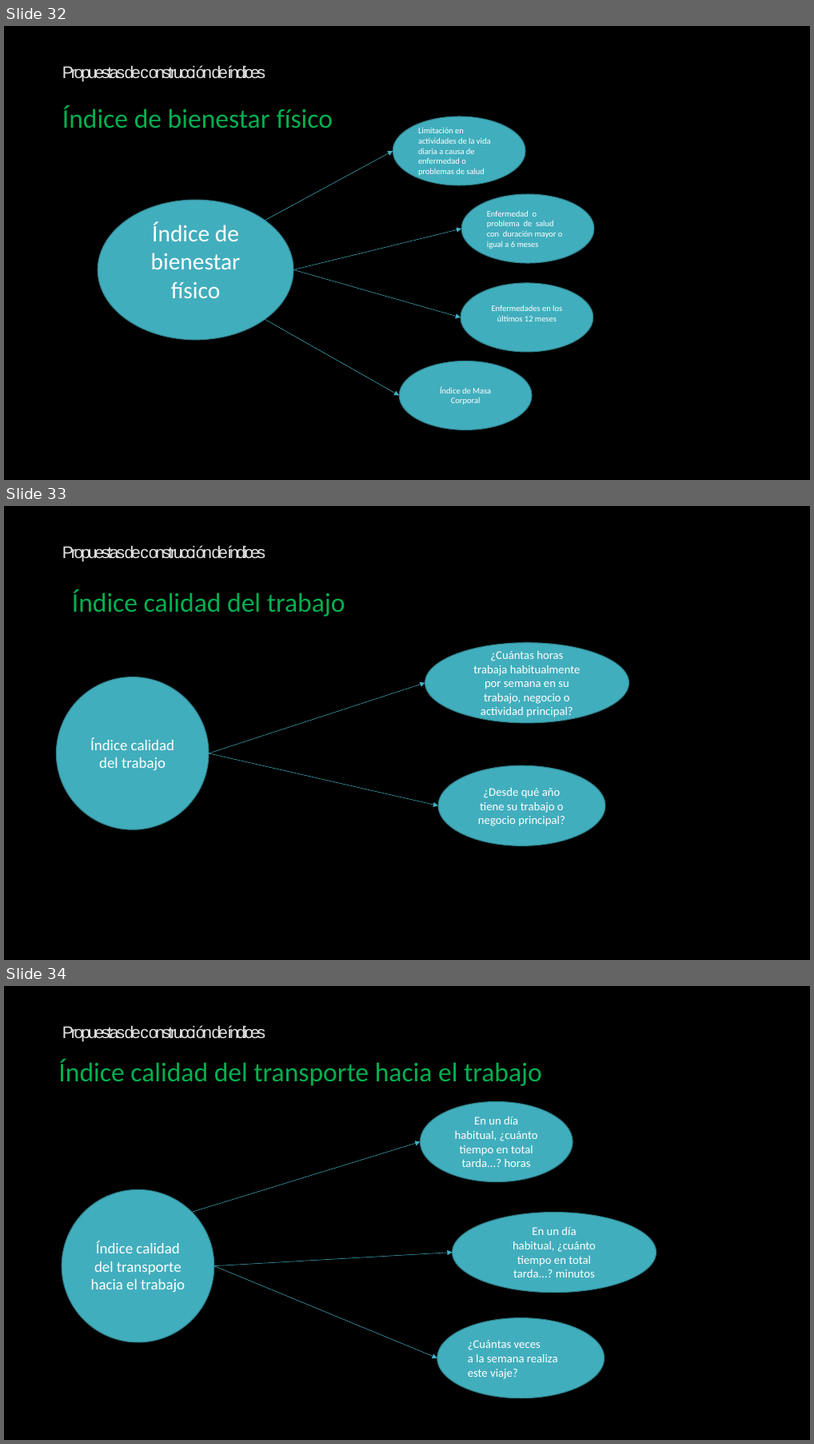
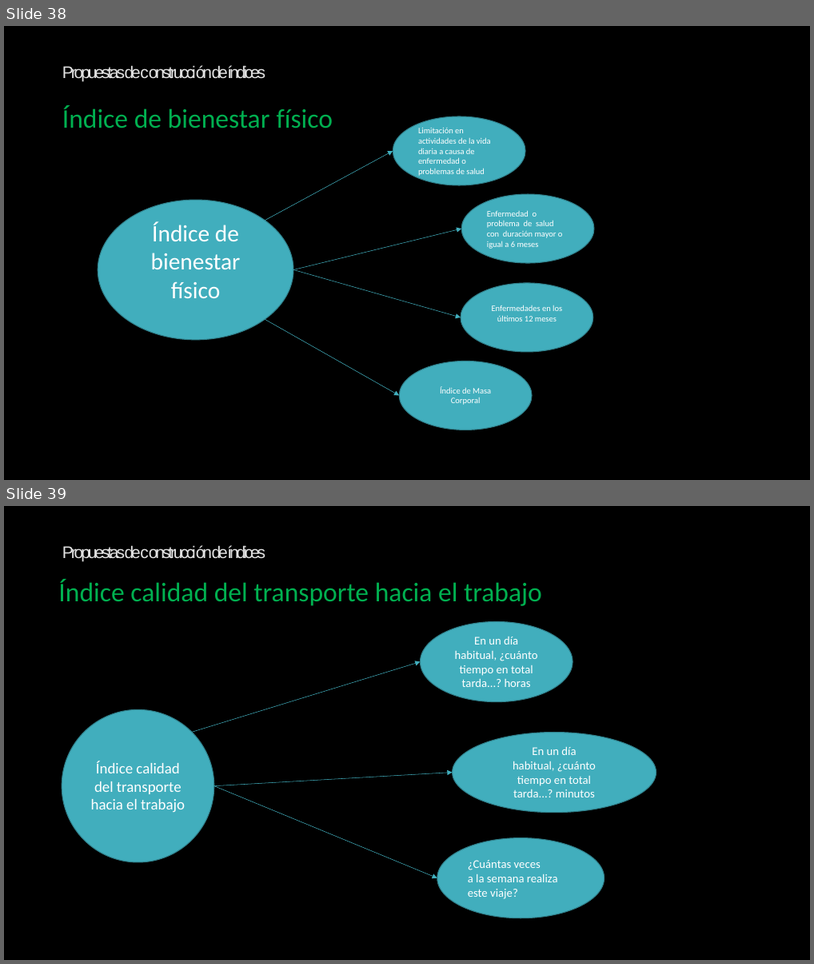
Before and after one commit to Sud-Austral/ds_indices, a slide deck: indices.pptx. Shown one above the other, each under a label of ours: slides 32, 33 and 34 before the commit, slides 38 and 39 after it. The pictures are 814x1444 and 814x964 pixels, drawn with LibreOffice and Linux fonts; fonts in the diff are those of the drawing; background and template pictures are left out. Boxes give left, top, right and bottom in pixels: in the first picture for what was removed or moved away, otherwise in the second. Text is boxed around its words. In the diff, an @@ line names an element or a change of style, - is before the commit and + after.

```diff
--- a/indices.pptx
+++ b/indices.pptx
@@ slide 33 removed at [4, 506, 810, 960], background picture (left out) @@
@@ text removed at [62, 545, 266, 562] @@
-Propuestas de construcción de índices
@@ title removed at [72, 590, 346, 616] @@
-Índice calidad del trabajo
@@ ellipse removed at [426, 643, 630, 723] @@
-¿Cuántas horas
-trabaja habitualmente
-por semana en su
-trabajo, negocio o
-actividad principal?
@@ ellipse removed at [57, 677, 209, 830] @@
-Índice calidad del trabajo
@@ arrow removed from (209, 753) to (426, 683) @@
@@ arrow removed from (209, 753) to (438, 805) @@
@@ ellipse removed at [438, 765, 606, 845] @@
-¿Desde qué año
-tiene su trabajo o
-negocio principal?
@@ what was slide 32 is now slide 38 @@
@@ what was slide 34 is now slide 39 @@
```
Also in this commit, not shown: 3 slides changed, 14 slides added, 2 other slides removed, 14 other files.
